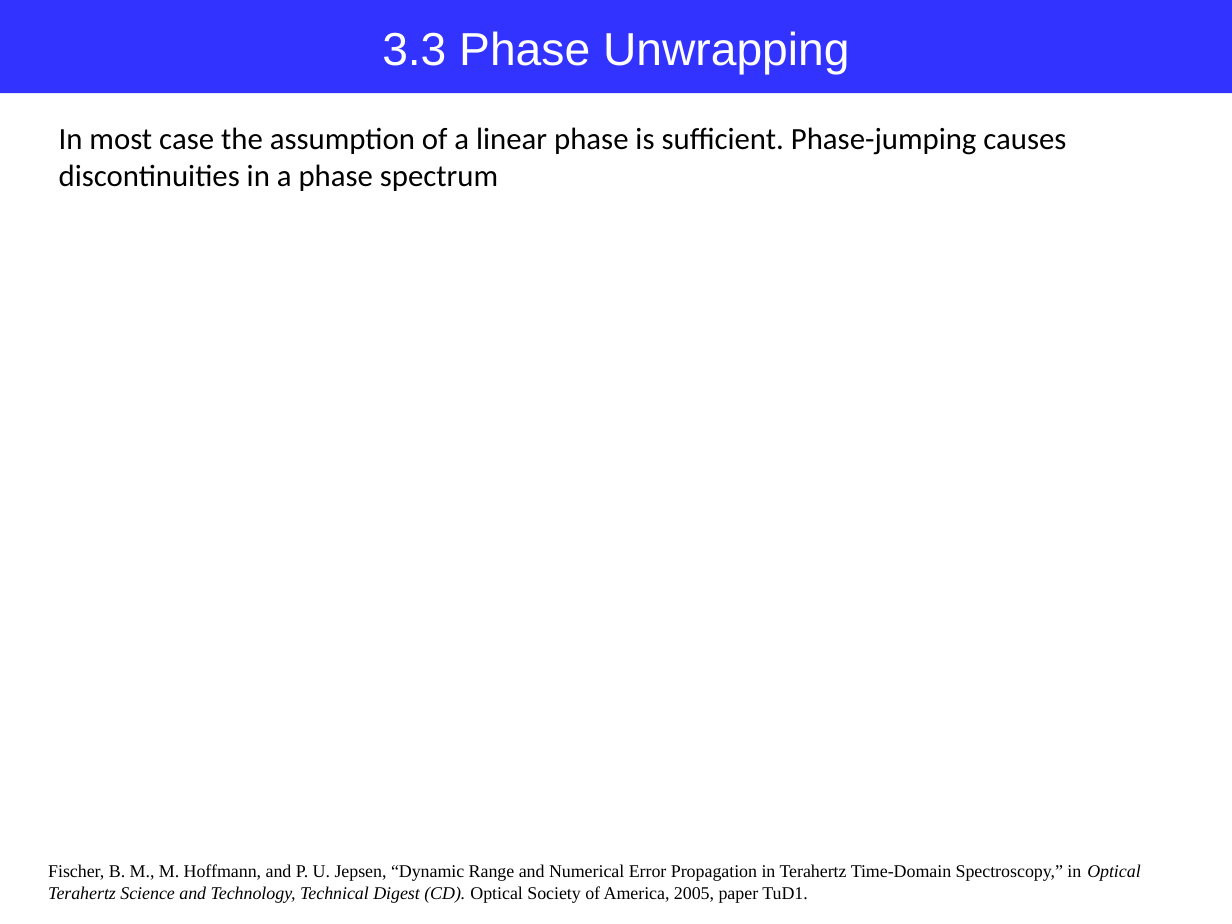
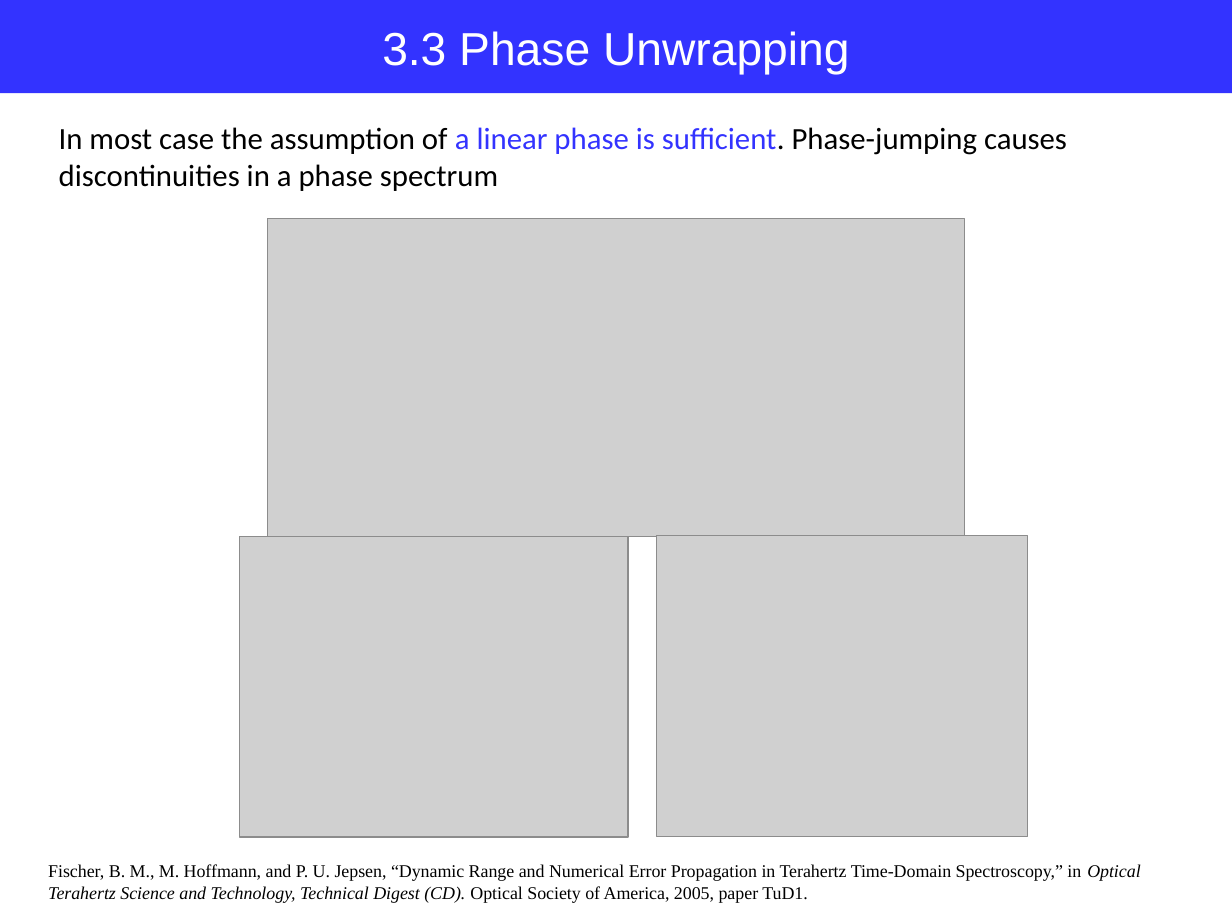
Before and after one commit to jglee96/NBTP_Lab, a slide deck: slide 17 of Terahertz Metrology/Ch2/Terahertz Metrology_Ch2.pptx. Drawn at 1232x924 pixels with LibreOffice and Linux fonts; fonts in the diff are those of the drawing; grey boxes stand for pictures. Boxes give left, top, right and bottom in pixels: in the first picture for what was removed or moved away, otherwise in the second. Text is boxed around its words. In the diff, an @@ line names an element or a change of style, - is before the commit and + after.

```diff
--- a/Terahertz Metrology/Ch2/Terahertz Metrology_Ch2.pptx
+++ b/Terahertz Metrology/Ch2/Terahertz Metrology_Ch2.pptx
@@ text "In most case the assumption ..." at [59, 127, 1067, 191]: text colour #000000 to #3333FF in "a linear phase is sufficient." @@
@@ picture added at [267, 218, 965, 536] @@
@@ picture added at [239, 536, 627, 837] @@
@@ picture added at [657, 536, 1027, 837] @@
```
Also in this commit, not shown: 3 slides added, 4 other files.
